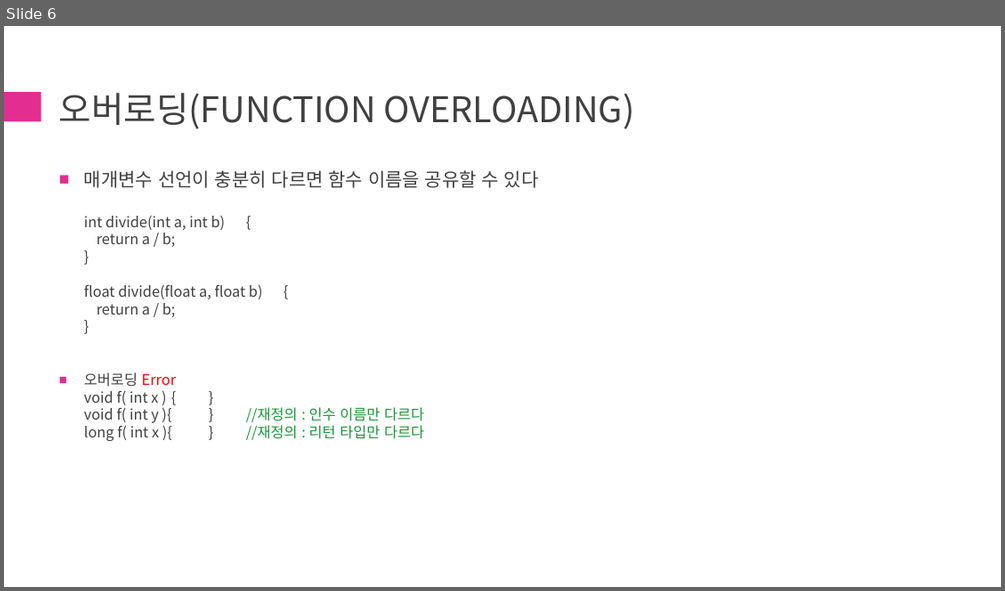
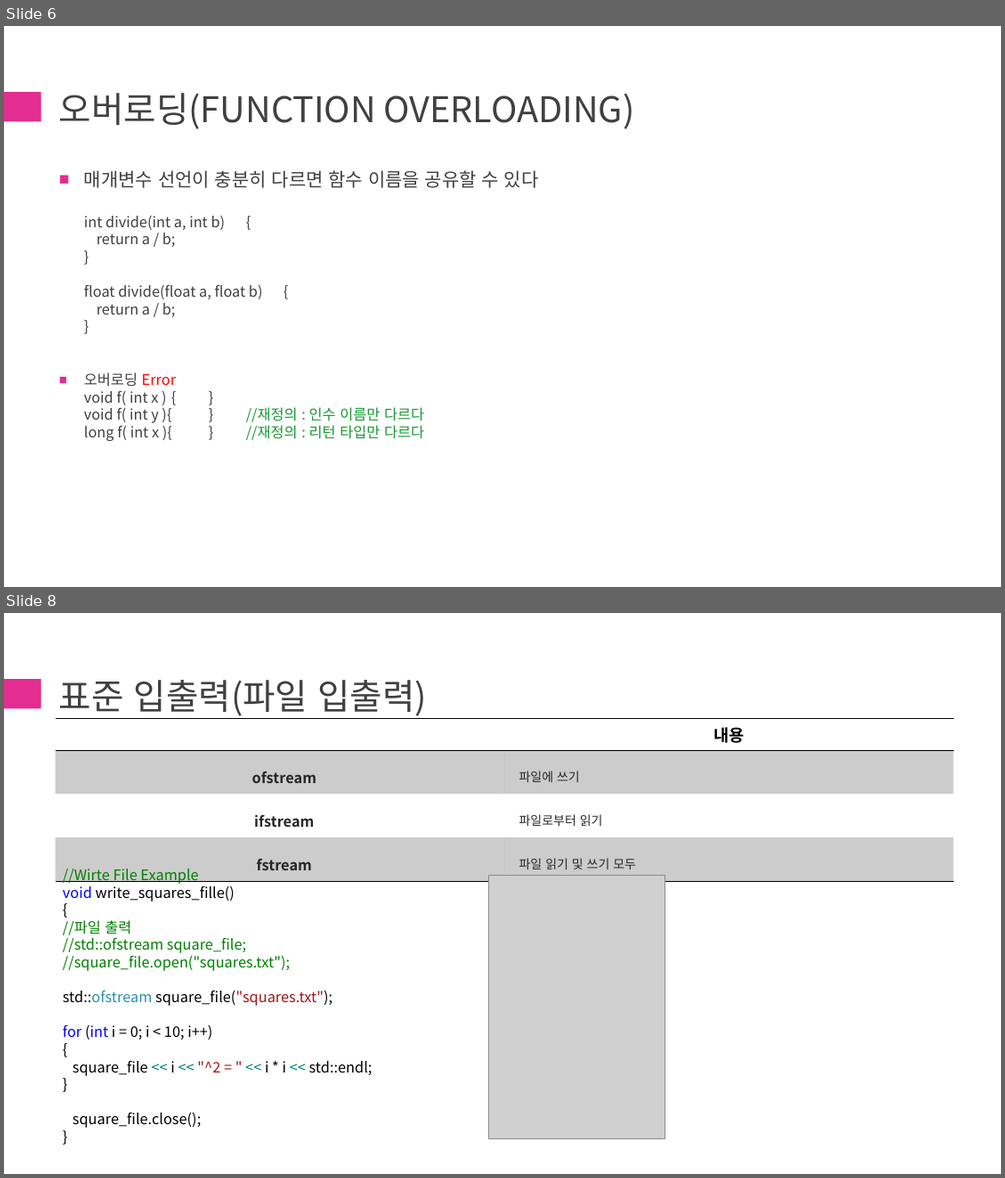
Before and after one commit to chaehanbyul/ModernCpp, a slide deck: 1st/[ModernCpp]1st.pptx. Shown one above the other, each under a label of ours: slide 6 before the commit, slides 6 and 8 after it; the slides between them are not shown. The pictures are 1005x591 and 1005x1178 pixels, drawn with LibreOffice and Linux fonts; fonts in the diff are those of the drawing; grey boxes stand for pictures. Boxes give left, top, right and bottom in pixels: in the first picture for what was removed or moved away, otherwise in the second. Text is boxed around its words. In the diff, an @@ line names an element or a change of style, - is before the commit and + after.

Commit message:
Input Output
입출력 예제 진행 중

```diff
--- a/1st/[ModernCpp]1st.pptx
+++ b/1st/[ModernCpp]1st.pptx
@@ slide 8 added at (4,613,1001,1174), background #FFFFFF; not listed: 1 template element that a slide beside it also shows @@
@@ title added at (59,680,427,716), 34 pt, text #404040 @@
+표준 입출력(파일 입출력)
@@ table added at (56,719,955,874), 4 rows, 2 columns @@
+ | 내용
+ofstream | 파일에 쓰기
+ifstream | 파일로부터 읽기
+fstream | 파일 읽기 및 쓰기 모두
@@ text added at (63,868,372,1127), 14 pt, text #000000 @@
+//Wirte File Example
+void write_squares_fille()
+{
+//파일 출력
+//std::ofstream square_file;
+//square_file.open("squares.txt");
+std::ofstream square_file("squares.txt");
+for (int i = 0; i < 10; i++)
+{
+square_file << i << "^2 = " << i * i << std::endl;
+}
+square_file.close();
+}
@@ picture added at (488,876,665,1139) @@
```
Also in this commit, not shown: 2 slides changed, 2 other slides added, 1 other file.
